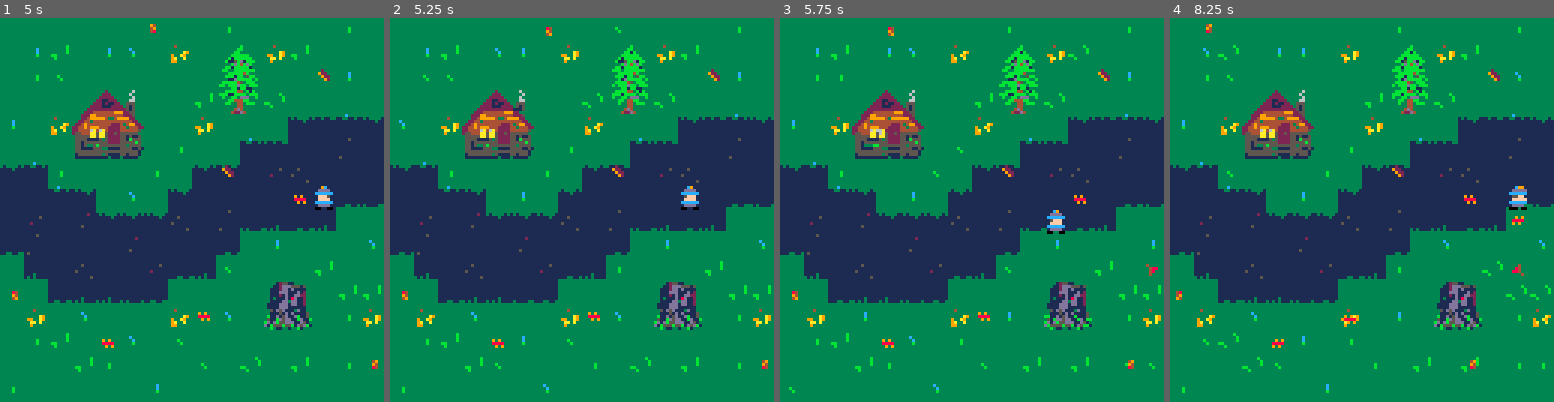
Above: before the commit, frames 1-4 (left to right).
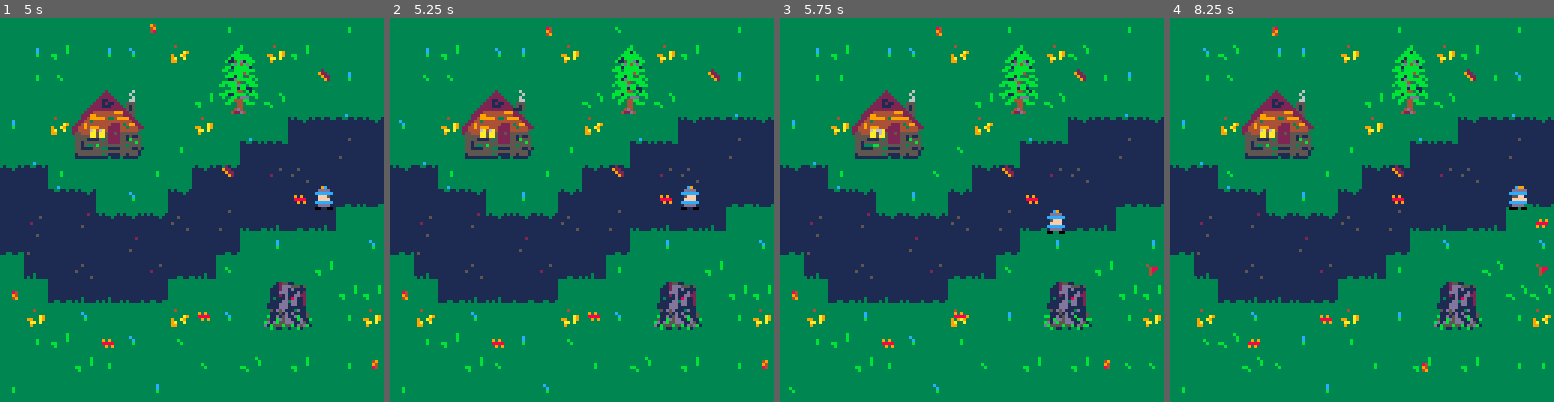
Above: after the commit, the same moments.

Repository: schoblaska/pico-8
Game: PICO-8 cartridge src/kaido.p8
Same seed, same stepped clock (60 frames per second), same inputs: the game is played once before the commit and once after it.
Inputs:
- Up to frame 1 (5 s): hold Right 1.6-2.1 s; hold Up 2.15-2.42 s; hold Right 2.47-3.03 s; hold Left 3.08-3.58 s; hold Down 3.63-3.97 s; hold Right 4.02-4.68 s; hold Up from 4.73 s (still down)
- Up to frame 2 (5.25 s): release Up at 5.03 s; hold Left from 5.08 s (still down)
- Up to frame 3 (5.75 s): release Left at 5.68 s; hold Down from 5.73 s (still down)
- Up to frame 4 (8.25 s): release Down at 6.03 s; hold Right 6.08-6.58 s; hold Right 6.63-7.13 s; hold Up 7.18-7.45 s; hold Right 7.5-8.07 s; hold Left from 8.12 s (still down)

Frame 1 is identical in both runs. In frame 2, less than 0.1% of the frame differs, in the area x 70-74%, y 46-49%; in frame 3, 0.4%; in frame 4, 0.8%, in the area x 1-99%, y 1-93%.

Commit message:
push leaves around

Diff:
--- a/src/kaido.p8
+++ b/src/kaido.p8
@@ -84,13 +84,17 @@
   if btnp(0) and player_can_move_to(player.x - 1, player.y) then
     player.x -= 1
     player.flip = true
+    displace_leaf(player.x, player.y, -1, 0)
   elseif btnp(1) and player_can_move_to(player.x + 1, player.y) then
     player.x += 1
     player.flip = false
+    displace_leaf(player.x, player.y, 1, 0)
   elseif btnp(2) and player_can_move_to(player.x, player.y - 1) then
     player.y -= 1
+    displace_leaf(player.x, player.y, 0, -1)
   elseif btnp(3) and player_can_move_to(player.x, player.y + 1) then
     player.y += 1
+    displace_leaf(player.x, player.y, 0, 1)
   end
 
   spawn_leaves()
@@ -247,6 +251,34 @@
   end
 
   return false
+end
+
+function displace_leaf(x, y, dx, dy)
+  if not leaf_at(x, y) then
+    return
+  end
+
+  vectors = {
+    { dx, dy },
+    { -1, -1 },
+    { -1, 1 },
+    { 0, -1 },
+    { 0, 1 },
+    { 1, -1 },
+    { 1, 1 },
+    { -1, 0 },
+    { 1, 0 }
+  }
+
+  for vector in all(vectors) do
+    for leaf in all(leaves) do
+      if leaf.x == x and leaf.y == y and leaf_can_move_to(x + vector[1], y + vector[2]) then
+        leaf.x += vector[1]
+        leaf.y += vector[2]
+        return
+      end
+    end
+  end
 end
 
 __gfx__
